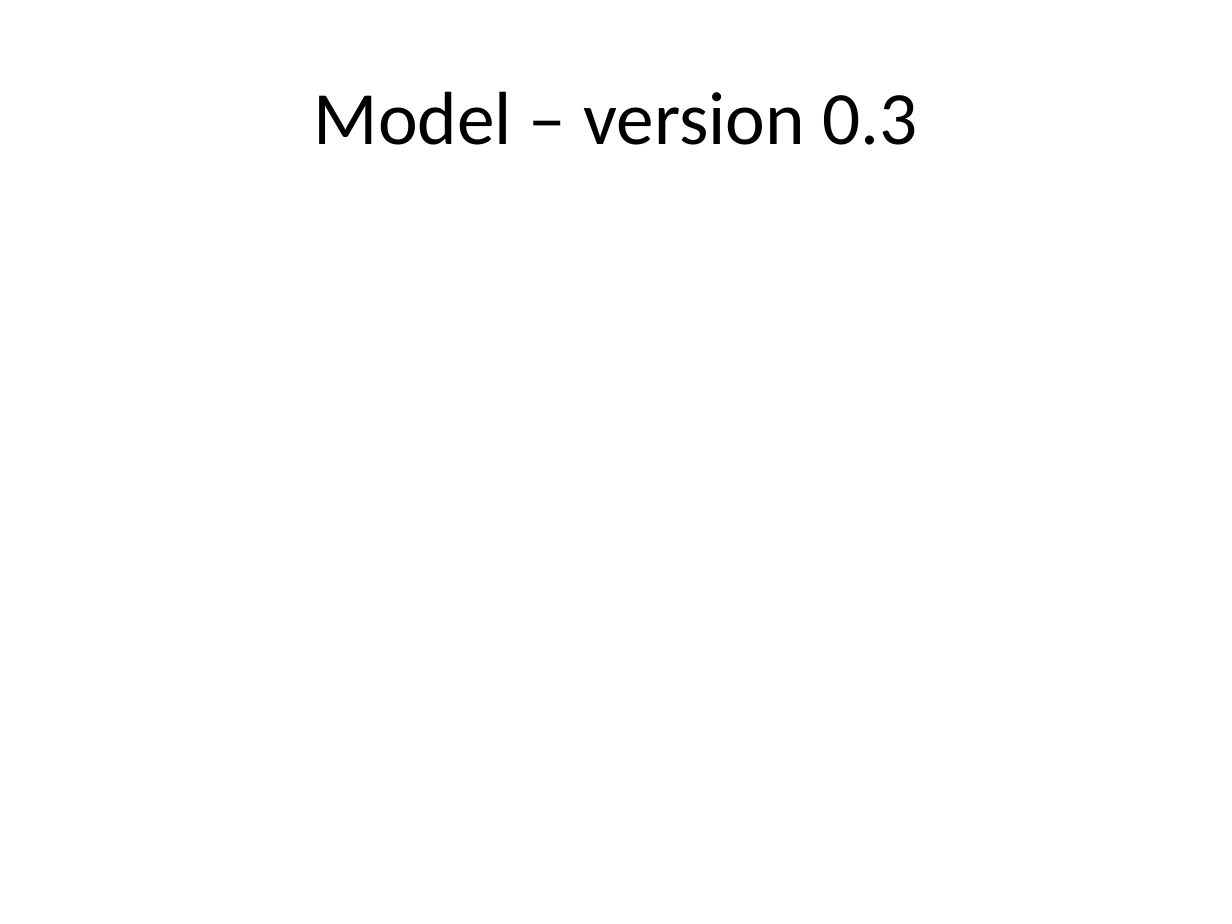
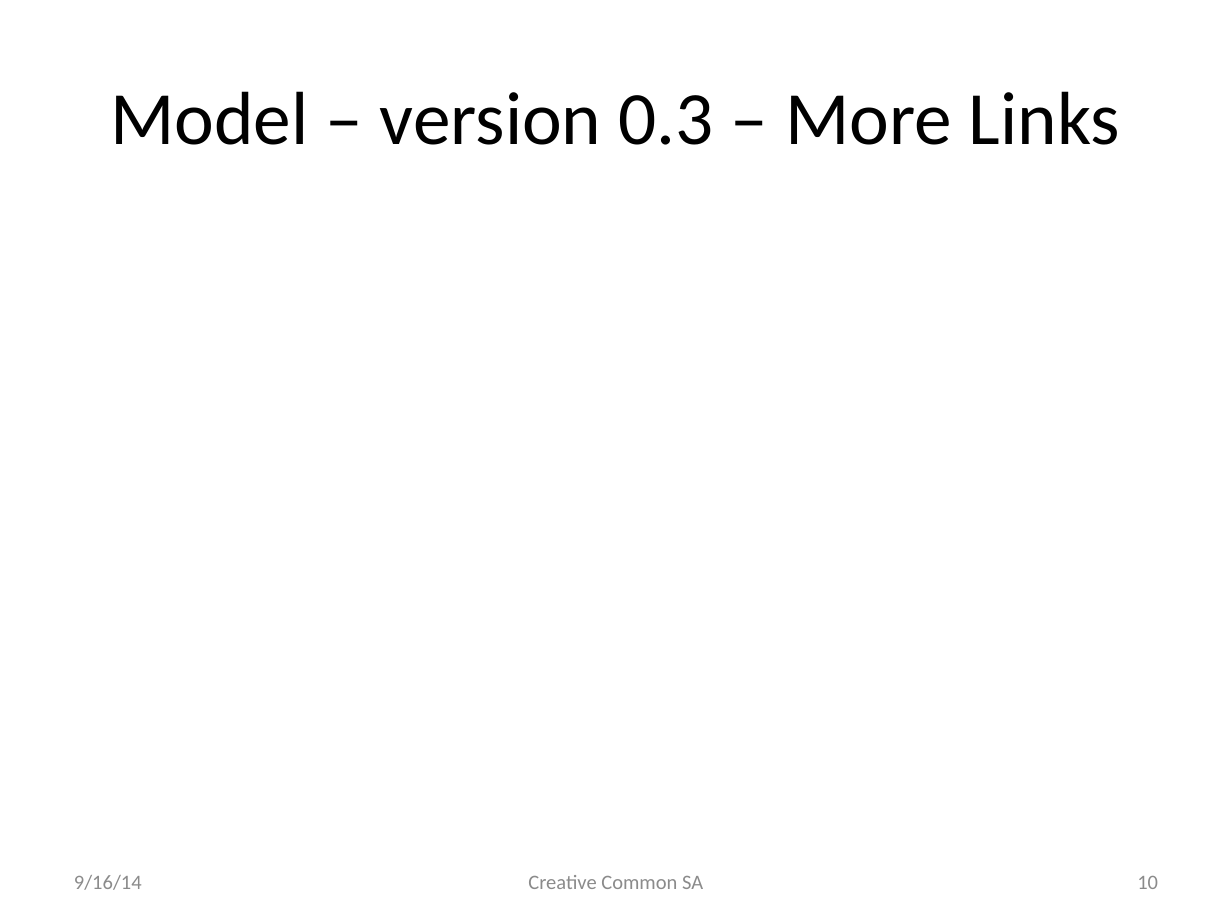
Before and after one commit to rkuo/GraphGist, a slide deck: slide 10 of sfbaymap/Learning Graph Database-Neo4j.pptx (slide 11 before the commit). Drawn at 1232x924 pixels with LibreOffice and Linux fonts; fonts in the diff are those of the drawing. Boxes give left, top, right and bottom in pixels: in the first picture for what was removed or moved away, otherwise in the second. Text is boxed around its words. In the diff, an @@ line names an element or a change of style, - is before the commit and + after.

```diff
--- a/sfbaymap/Learning Graph Database-Neo4j.pptx
+++ b/sfbaymap/Learning Graph Database-Neo4j.pptx
@@ title at (x1=110, y1=91, x2=1120, y2=145): text changed @@
-Model – version 0.3
+Model – version 0.3 – More Links
@@ text added at (x1=74, y1=875, x2=142, y2=890), 12 pt, text #8C8C8C @@
+9/16/14
@@ text added at (x1=528, y1=875, x2=703, y2=889), 12 pt, text #8C8C8C @@
+Creative Common SA
@@ page number added at (x1=1137, y1=876, x2=1158, y2=889), 12 pt, text #8C8C8C @@
+10
```
Also in this commit, not shown: 11 other slides changed, 11 slides added, 7 slides removed, 3 other files.
